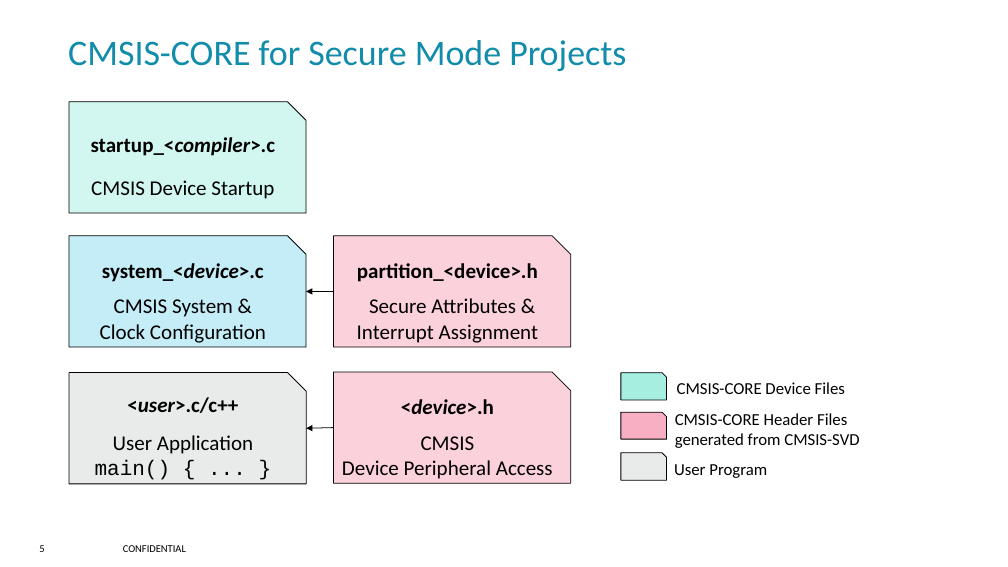
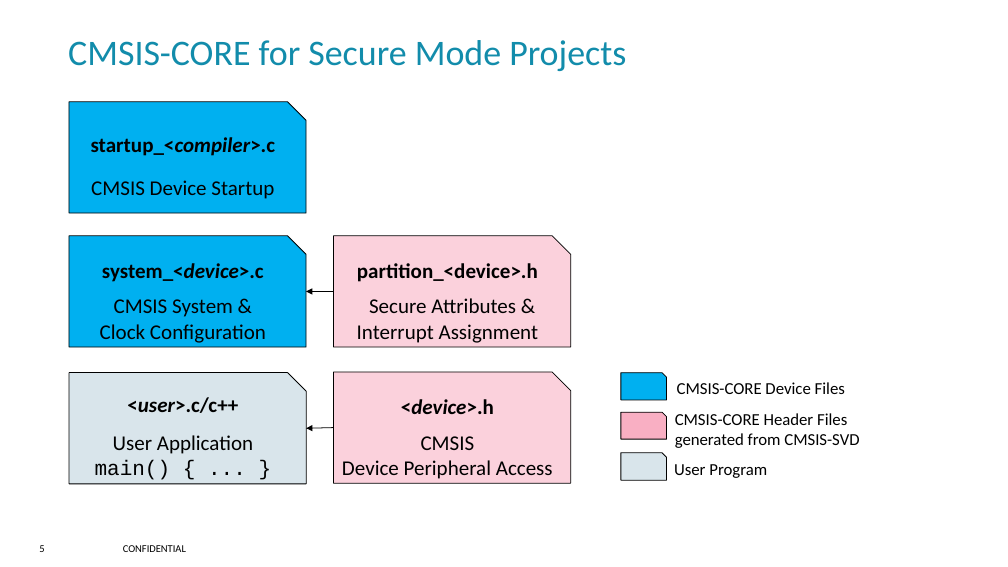
Before and after one commit to open-vela/apps_mlearning_cmsis_CMSIS_5, a slide deck: slide 5 of CMSIS/DoxyGen/Core/src/images/ARMv8-M_images.pptx. Drawn at 1008x567 pixels with LibreOffice and Linux fonts; fonts in the diff are those of the drawing; background and template pictures are left out. Boxes give left, top, right and bottom in pixels: in the first picture for what was removed or moved away, otherwise in the second. Text is boxed around its words. In the diff, an @@ line names an element or a change of style, - is before the commit and + after.

Commit message:
CMSIS Documentation: Updated CMSIS-Core(M) documentation and device template files.

```diff
--- a/CMSIS/DoxyGen/Core/src/images/ARMv8-M_images.pptx
+++ b/CMSIS/DoxyGen/Core/src/images/ARMv8-M_images.pptx
@@ snip rect "startup_<compiler>.c CMSIS Device Startup" at (x1=69, y1=102, x2=306, y2=213): fill #D2F7F0 to #00B0F0 @@
@@ snip rect "system_<device>.c" at (x1=69, y1=236, x2=306, y2=347): fill #C5EDF8 to #00B0F0 @@
@@ snip rect "<user>.c/c++ User Application main() { ..." at (x1=69, y1=373, x2=306, y2=484): fill #D5D6D6 at 50% opacity to #B5CDD8 at 50% opacity @@
@@ snip rect at (x1=621, y1=373, x2=666, y2=400): fill #A5EEE0 to #00B0F0 @@
@@ snip rect at (x1=621, y1=453, x2=666, y2=480): fill #D5D6D6 at 50% opacity to #B5CDD8 at 50% opacity @@
```
Also in this commit, not shown: 2 other slides changed, 19 other files.
